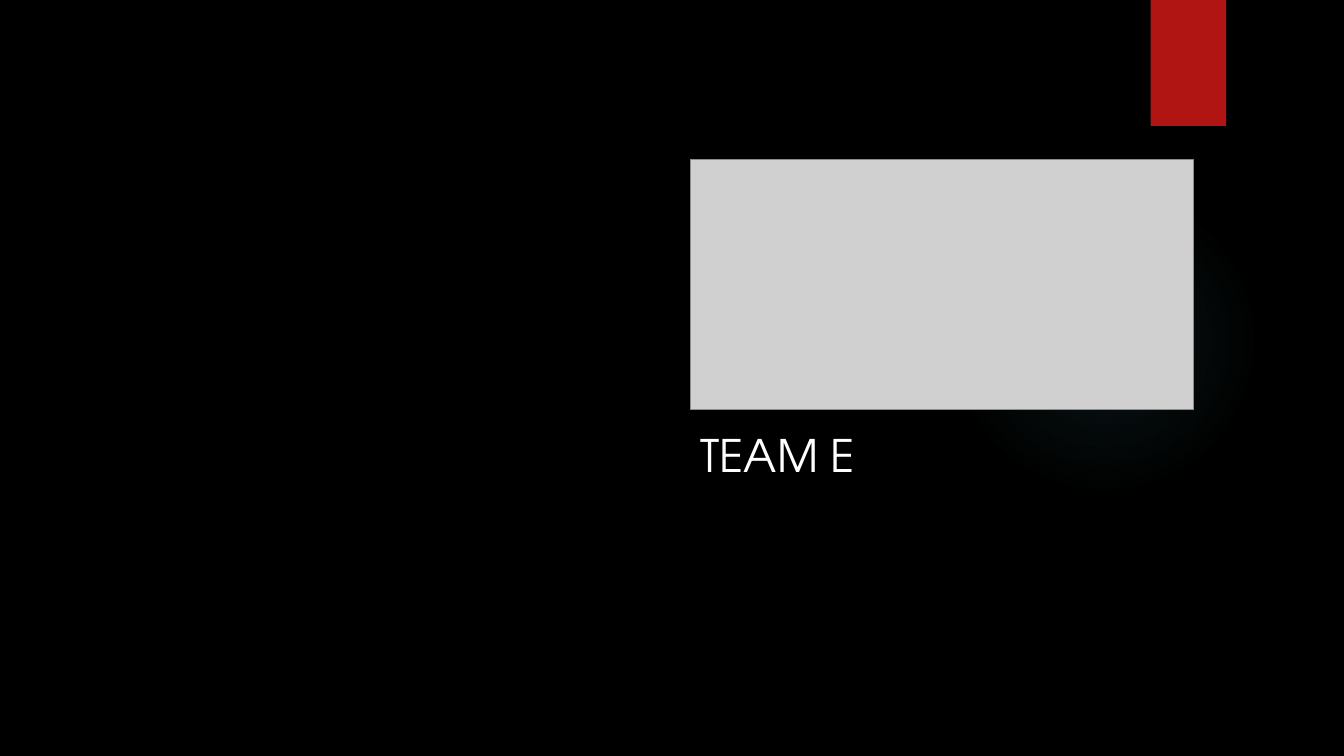
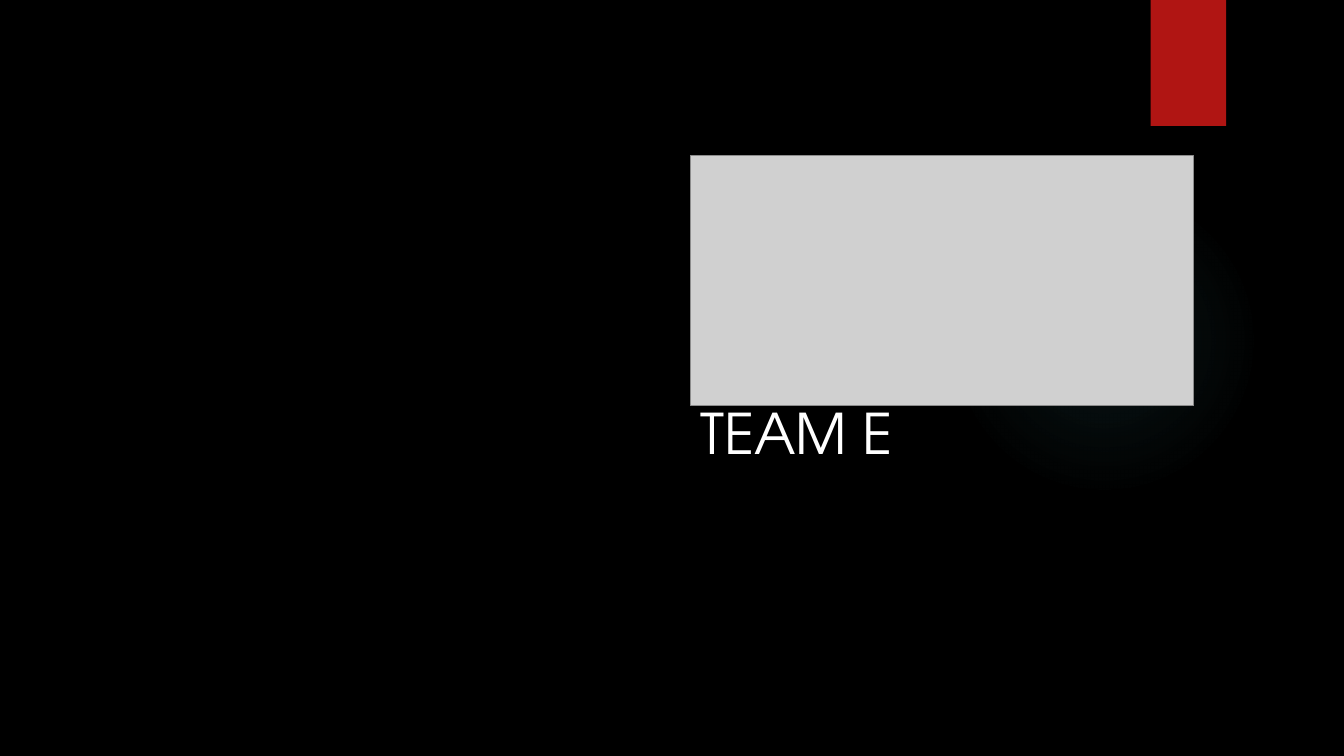
Before and after one commit to mboufal/IPRO-Commuter-Safety, a slide deck: slide 1 of presentation.pptx. Drawn at 1344x756 pixels with LibreOffice and Linux fonts; fonts in the diff are those of the drawing; grey boxes stand for pictures; background and template pictures are left out. Boxes give left, top, right and bottom in pixels: in the first picture for what was removed or moved away, otherwise in the second. Text is boxed around its words. In the diff, an @@ line names an element or a change of style, - is before the commit and + after.

```diff
--- a/presentation.pptx
+++ b/presentation.pptx
@@ picture: place and size @@
-picture at (691, 159, 1194, 409)
+picture at (691, 155, 1194, 405)
@@ subtitle "TEAM E": place and size @@
-subtitle "TEAM E" at (701, 439, 855, 472)
+subtitle "TEAM E" at (701, 395, 893, 454)
@@ subtitle "TEAM E" at (701, 395, 893, 454): size 32 to 40 pt @@
```
